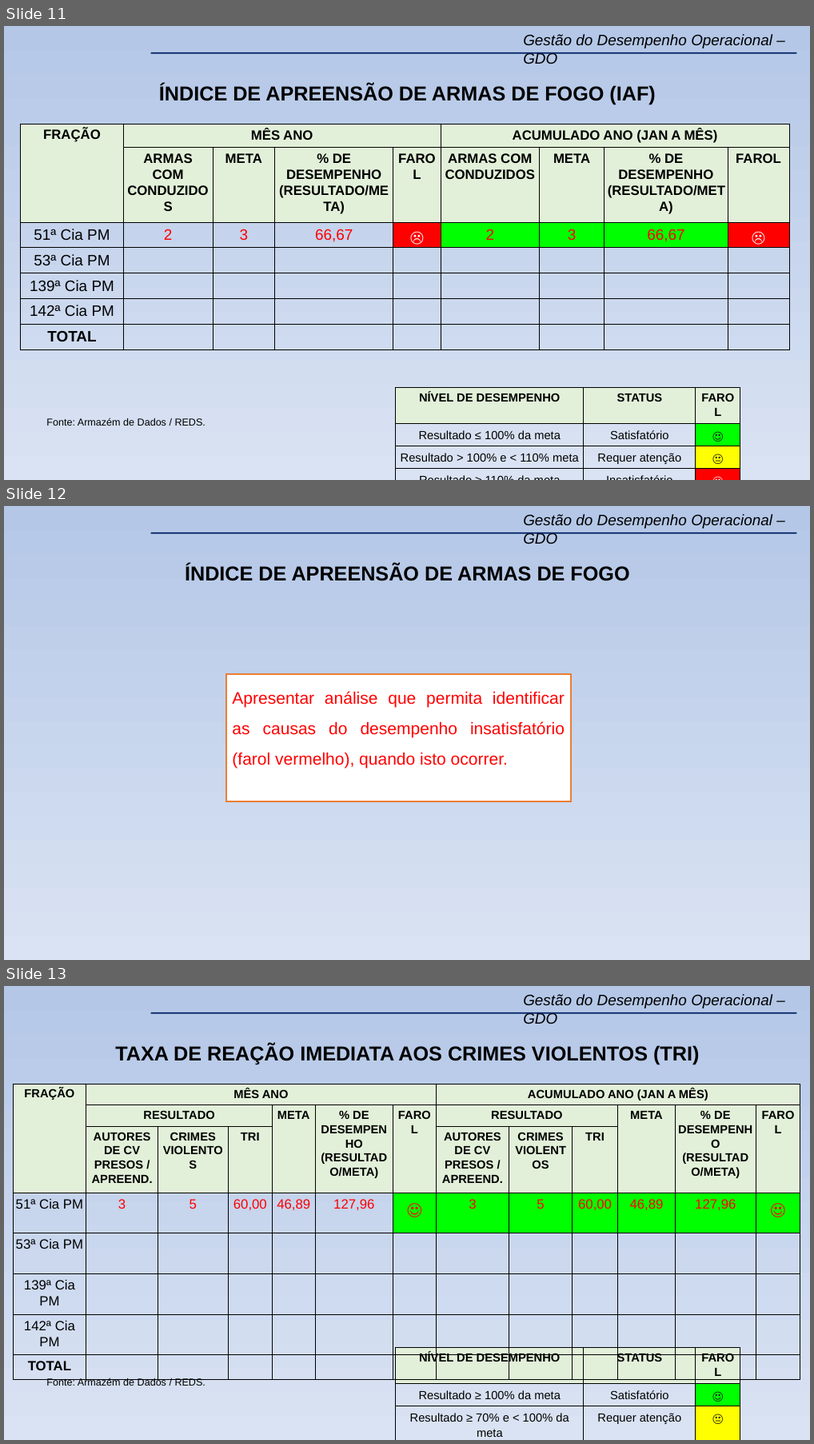
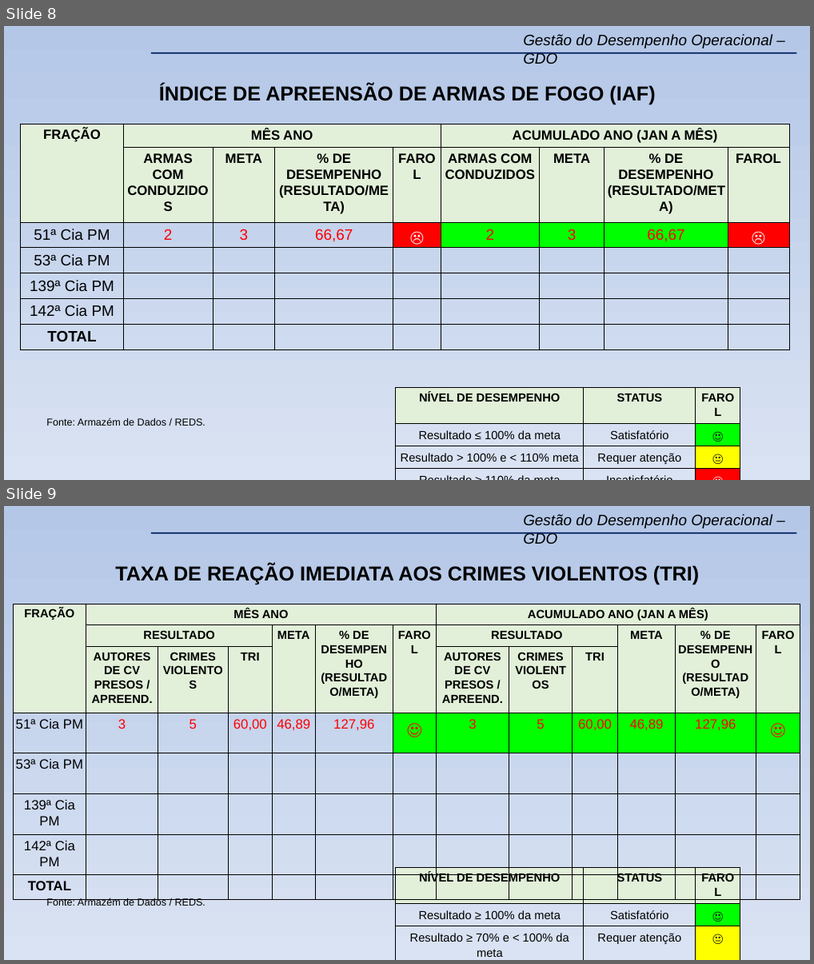
Before and after one commit to WENDEL4891/apresentacao_gdo, a slide deck: files/modelo_apresentacao/Modelo (Novo) GDO 23º BPM.pptx. Shown one above the other, each under a label of ours: slides 11, 12 and 13 before the commit, slides 8 and 9 after it. The pictures are 814x1444 and 814x964 pixels, drawn with LibreOffice and Linux fonts; fonts in the diff are those of the drawing; background and template pictures are left out. Boxes give left, top, right and bottom in pixels: in the first picture for what was removed or moved away, otherwise in the second. Text is boxed around its words. In the diff, an @@ line names an element or a change of style, - is before the commit and + after.

```diff
--- a/files/modelo_apresentacao/Modelo (Novo) GDO 23º BPM.pptx
+++ b/files/modelo_apresentacao/Modelo (Novo) GDO 23º BPM.pptx
@@ slide 12 removed at <box>4,506,810,960</box>, background gradient #DAE3F3 to #B4C7E7; not listed: 2 template elements that a slide beside it also shows @@
@@ text removed at <box>185,564,630,581</box> @@
-ÍNDICE DE APREENSÃO DE ARMAS DE FOGO
@@ rectangle removed at <box>226,674,571,801</box> @@
-Apresentar análise que permita identificar as causas do desempenho insatisfatório (farol vermelho), quando isto ocorrer.
@@ what was slide 11 is now slide 8 @@
@@ what was slide 13 is now slide 9 @@
```
Also in this commit, not shown: 2 slides changed, 9 other slides removed, 3 other files.
